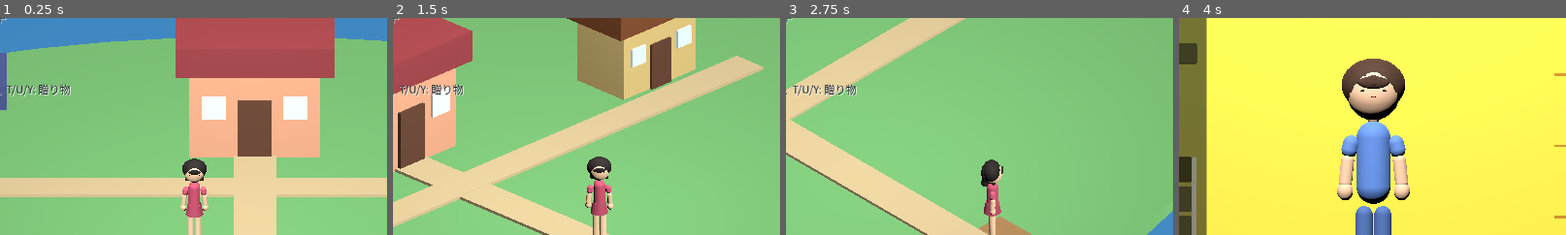
Above: before the commit, frames 1-4 (left to right).
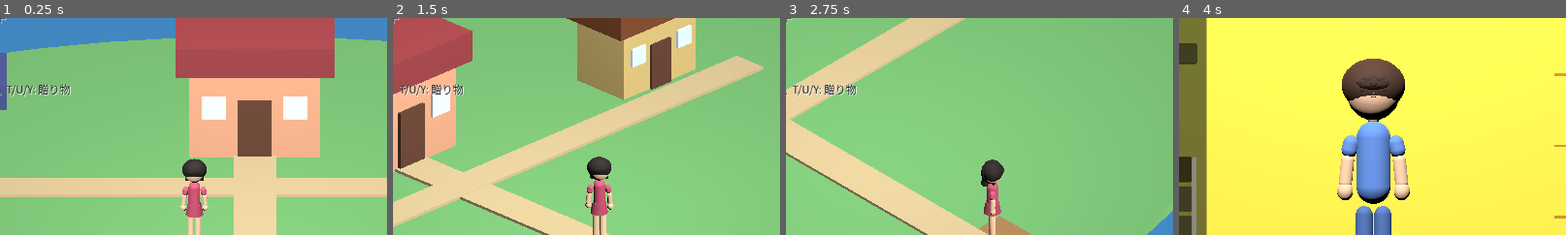
Above: after the commit, the same moments.

Repository: tinky44/tomocol_lite
Game: Godot game, scene res://scenes/main.tscn
Same seed, same stepped clock (60 frames per second), same inputs: the game is played once before the commit and once after it.
Inputs (mouse positions are % of the whole screen's width and height, from its top left):
- Up to frame 1 (0.25 s): no input
- Up to frame 2 (1.5 s): tap Enter at 0.5 s; move the mouse to (72, 45) at 0.52 s; hold D 0.53-1.28 s; hold J 0.53-1.28 s; click (72, 45) at 0.67 s; tap Space at 0.77 s; move the mouse to (30, 55) at 1.27 s; hold S from 1.28 s (still down); tap L at 1.35 s
- Up to frame 3 (2.75 s): tap Space at 1.52 s; move the mouse to (60, 28) at 2.02 s; release S at 2.03 s; hold D from 2.03 s (still down); hold I from 2.03 s (still down)
- Up to frame 4 (4 s): move the mouse to (45, 70) at 2.77 s; release D at 2.78 s; release I at 2.78 s; hold W 2.78-3.53 s; tap K at 2.85 s; click (45, 70) at 2.92 s; tap Space at 3.02, 3.77 s; move the mouse to (80, 65) at 3.52 s; hold A from 3.53 s (still down); hold N from 3.53 s (still down)
The pictures show only the part of the screen within x 25-75%, y 13-63%; the shares and areas given below are measured in that part.

The runs differ from the first frame. In frame 1, 0.1% of the frame differs, in the area x 47-54%, y 64-74%; in frame 2, 0.1%; in frame 3, less than 0.1%; in frame 4, 0.7%, in the area x 43-57%, y 25-39%.

Commit message:
fix: 前髪の地肌抜けを修正
Co-authored-by: chatgpt-codex-connector[bot] <199175422+chatgpt-codex-connector[bot]@users.noreply.github.com>

Diff:
--- a/godot-project/scripts/Main.gd
+++ b/godot-project/scripts/Main.gd
@@ -189,6 +189,15 @@
 	if args.has("--walk-capture"):
 		selected_index = 0
 		dev_force_walk_pose = true
+
+	if args.has("--room-capture"):
+		selected_index = 0
+		_enter_house()
+		camera_height = 1.68
+		camera_size = 2.35
+		camera_distance = 3.4
+		_update_camera()
+		return
 
 	if not args.has("--creator-capture") and not args.has("--capture-back"):
 		return
--- a/godot-project/scripts/ResidentAvatar.gd
+++ b/godot-project/scripts/ResidentAvatar.gd
@@ -172,18 +172,21 @@
 func _add_hair_parts(profile: Dictionary, head_y: float, head_radius: float, hair_color: Color) -> void:
 	var hair_style := int(profile.get("hair_style", 0))
 	var hair_volume: float = float(profile.get("hair_volume", 1.0))
+	var fringe_color := hair_color.darkened(0.18)
 	var cap_radius := head_radius * 1.05 * hair_volume
 	var front_z := head_radius * 0.96
-	_add_ellipsoid_part("Hair Crown", cap_radius, Vector3(0.0, head_y + head_radius * 0.22, -head_radius * 0.06), hair_color, Vector3(1.08, 0.90, 0.82))
-	_add_ellipsoid_part("Front Hair Mass", head_radius * 0.36 * hair_volume, Vector3(0.0, head_y + head_radius * 0.31, front_z * 0.93), hair_color, Vector3(1.55, 0.62, 0.32))
+	_add_ellipsoid_part("Hair Crown", cap_radius, Vector3(0.0, head_y + head_radius * 0.22, head_radius * 0.02), hair_color, Vector3(1.08, 0.90, 0.92))
+	_add_ellipsoid_part("Front Hair Mass", head_radius * 0.38 * hair_volume, Vector3(0.0, head_y + head_radius * 0.30, front_z * 0.96), fringe_color, Vector3(1.55, 0.66, 0.34))
 	_add_ellipsoid_part("Back Hair Cover", head_radius * 0.66 * hair_volume, Vector3(0.0, head_y - head_radius * 0.03, -head_radius * 0.72), hair_color, Vector3(1.05, 1.22, 0.44))
 	_add_part("Nape Hair", _capsule_mesh(head_radius * 0.82, head_radius * 0.19 * hair_volume), Vector3(0.0, head_y - head_radius * 0.42, -head_radius * 0.66), hair_color, Vector3(8.0, 0.0, 0.0))
-	_add_part("Front Hairline", _capsule_mesh(head_radius * 1.03, head_radius * 0.075 * hair_volume), Vector3(0.0, head_y + head_radius * 0.34, front_z * 0.95), hair_color, Vector3(0.0, 0.0, 90.0), Vector3(1.0, 1.0, 0.62))
+	_add_part("Front Hairline", _capsule_mesh(head_radius * 1.03, head_radius * 0.075 * hair_volume), Vector3(0.0, head_y + head_radius * 0.34, front_z * 1.00), fringe_color, Vector3(0.0, 0.0, 90.0), Vector3(1.0, 1.0, 0.62))
 	# 前髪は小さな楕円を重ねています。顔側は平たい板を使わず、頭の曲面上へ直接パーツを置きます。
-	_add_ellipsoid_part("Bang Fill", head_radius * 0.18 * hair_volume, Vector3(0.0, head_y + head_radius * 0.31, front_z * 1.01), hair_color, Vector3(0.82, 0.72, 0.30))
-	_add_ellipsoid_part("Bang Center", head_radius * 0.18 * hair_volume, Vector3(0.0, head_y + head_radius * 0.39, front_z), hair_color, Vector3(0.76, 1.08, 0.30))
-	_add_ellipsoid_part("Bang Left", head_radius * 0.16 * hair_volume, Vector3(-head_radius * 0.24, head_y + head_radius * 0.35, front_z * 0.99), hair_color, Vector3(0.72, 1.04, 0.28), Vector3(0.0, 0.0, -13.0))
-	_add_ellipsoid_part("Bang Right", head_radius * 0.16 * hair_volume, Vector3(head_radius * 0.24, head_y + head_radius * 0.35, front_z * 0.99), hair_color, Vector3(0.72, 1.04, 0.28), Vector3(0.0, 0.0, 13.0))
+	_add_ellipsoid_part("Upper Bang Cover", head_radius * 0.27 * hair_volume, Vector3(0.0, head_y + head_radius * 0.42, front_z * 1.03), fringe_color, Vector3(1.48, 0.44, 0.24))
+	_add_ellipsoid_part("Bang Curtain", head_radius * 0.25 * hair_volume, Vector3(0.0, head_y + head_radius * 0.25, front_z * 1.05), fringe_color, Vector3(1.42, 0.54, 0.22))
+	_add_ellipsoid_part("Bang Fill", head_radius * 0.19 * hair_volume, Vector3(0.0, head_y + head_radius * 0.30, front_z * 1.08), fringe_color, Vector3(0.92, 0.76, 0.28))
+	_add_ellipsoid_part("Bang Center", head_radius * 0.18 * hair_volume, Vector3(0.0, head_y + head_radius * 0.39, front_z * 1.04), fringe_color, Vector3(0.76, 1.08, 0.30))
+	_add_ellipsoid_part("Bang Left", head_radius * 0.16 * hair_volume, Vector3(-head_radius * 0.24, head_y + head_radius * 0.35, front_z * 1.04), fringe_color, Vector3(0.72, 1.04, 0.28), Vector3(0.0, 0.0, -13.0))
+	_add_ellipsoid_part("Bang Right", head_radius * 0.16 * hair_volume, Vector3(head_radius * 0.24, head_y + head_radius * 0.35, front_z * 1.04), fringe_color, Vector3(0.72, 1.04, 0.28), Vector3(0.0, 0.0, 13.0))
 	_add_part("Left Side Hair Base", _capsule_mesh(head_radius * 0.68, head_radius * 0.13 * hair_volume), Vector3(-head_radius * 0.62, head_y - head_radius * 0.08, -head_radius * 0.02), hair_color, Vector3(2.0, 0.0, -7.0))
 	_add_part("Right Side Hair Base", _capsule_mesh(head_radius * 0.68, head_radius * 0.13 * hair_volume), Vector3(head_radius * 0.62, head_y - head_radius * 0.08, -head_radius * 0.02), hair_color, Vector3(2.0, 0.0, 7.0))
 
